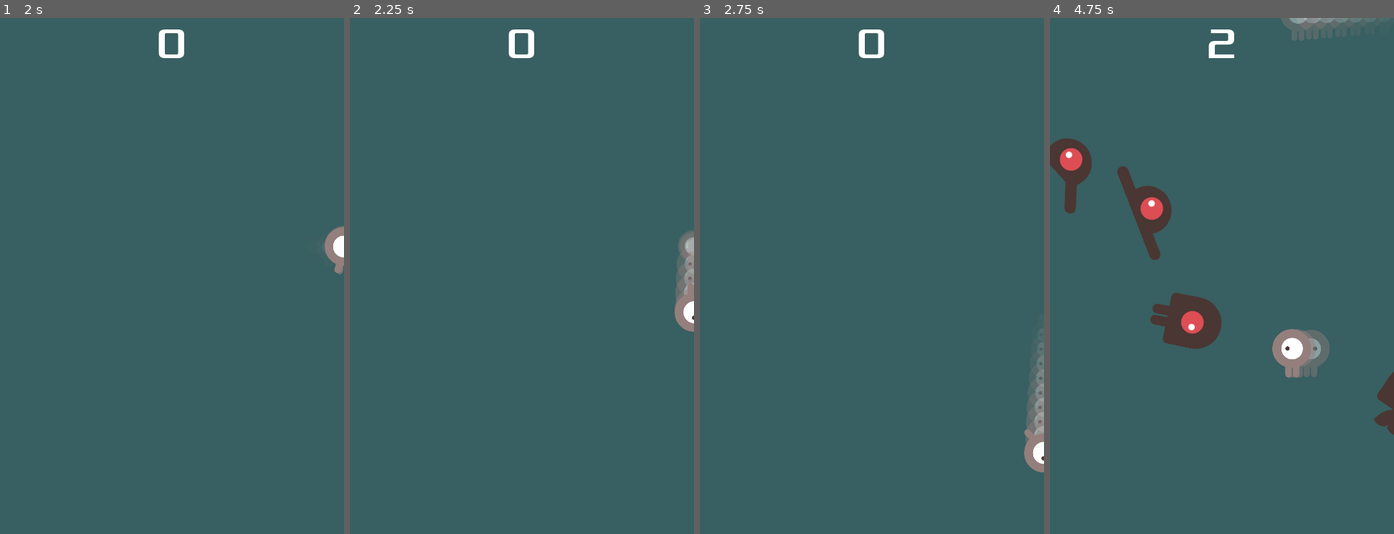
Above: before the commit, frames 1-4 (left to right).
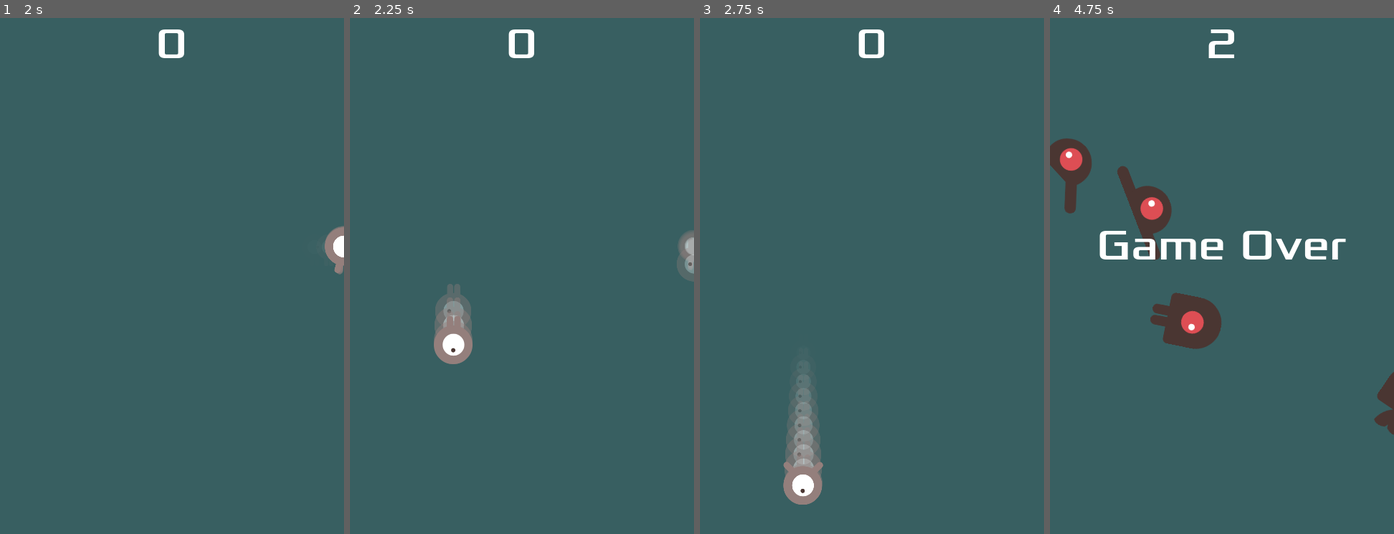
Above: after the commit, the same moments.

Repository: itcOnlineGaming/-GA_2026_Josh_Dylan
Game: Godot game, scene res://main.tscn
The game is run twice, just before and just after one commit, with the same random seed, the same clock (stepped at 60 frames per second) and the same inputs.
Inputs (mouse positions are in pixels of both pictures, inside the frame that each line leads up to):
- Up to frame 1 (2 s): click "Start" at 0.5 s; tap Enter at 1.25 s; move the mouse to (247, 250) at 1.27 s; hold D (move_right) from 1.28 s (still down); hold Space (Teleport) from 1.28 s (still down); click (247, 250) at 1.42 s
- Up to frame 2 (2.25 s): move the mouse to (453, 301) at 2.02 s; release D (move_right) at 2.03 s; release Space (Teleport) at 2.03 s; hold S (move_down) from 2.03 s (still down); tap Space (Teleport) at 2.1 s; click (453, 301) at 2.17 s
- Up to frame 3 (2.75 s): keep holding S (move_down)
- Up to frame 4 (4.75 s): move the mouse to (1256, 162) at 2.77 s; release S (move_down) at 2.78 s; hold D (move_right) 2.78-3.53 s; hold Space (Teleport) 2.78-3.53 s; click (1256, 162) at 2.92 s; move the mouse to (1204, 379) at 3.52 s; hold W (move_up) 3.53-4.28 s; tap Space (Teleport) at 3.6 s; click (1204, 379) at 3.67 s; move the mouse to (1325, 353) at 4.27 s; hold A (move_left) from 4.28 s (still down); hold Space (Teleport) from 4.28 s (still down); click (1325, 353) at 4.42 s

Frame 1 is identical in both runs. In frame 2, 2.0% of the frame differs, in the area x 24-100%, y 47-68%; in frame 3, 3.0%; in frame 4, 3.3%, in the area x 14-95%, y 0-70%.

Commit message:
teleport function rand added

Diff:
--- a/JointProj/main.gd
+++ b/JointProj/main.gd
@@ -15,6 +15,7 @@
 	get_tree().call_group(&"mobs", &"queue_free")
 	score = 0
 	$Player.start($StartPosition.position)
+	$Player.set_random_teleport_cooldown()
 	$StartTimer.start()
 	$HUD.update_score(score)
 	$HUD.show_message("Get Ready")
--- a/JointProj/player.gd
+++ b/JointProj/player.gd
@@ -2,7 +2,10 @@
 
 signal hit
 
-@export var teleport_cooldown_time := 100 # seconds
+@export var teleport_cooldown_long := 120.0
+@export var teleport_cooldown_short := 40.0
+
+var teleport_cooldown := 0.0
 var teleport_timer := 0
 
 @export var speed = 400 # How fast the player will move (pixels/sec).
@@ -15,8 +18,6 @@
 func _input(event):
 	if event is InputEventMouseButton:
 		print("Mouse Click/Unclick at: ", event.position)
-	elif event is InputEventMouseMotion:
-		print("Mouse Motion at: ", event.position)
 
 func _process(delta):
 	if teleport_timer > 0:
@@ -31,12 +32,10 @@
 		velocity.y += 1
 	if Input.is_action_pressed(&"move_up"):
 		velocity.y -= 1
-	if Input.is_action_pressed(&"Teleport"):
-		if teleport_timer == 0:
-			position = get_global_mouse_position()
-			teleport_timer = teleport_cooldown_time
+	if Input.is_action_just_pressed(&"Teleport") and teleport_timer <= 0:
+		position = get_global_mouse_position()
+		teleport_timer = teleport_cooldown
 
-	print(teleport_timer)
 
 	if velocity.length() > 0:
 		velocity = velocity.normalized() * speed
@@ -56,6 +55,15 @@
 		$AnimatedSprite2D.animation = &"up"
 		rotation = PI if velocity.y > 0 else 0
 
+func set_random_teleport_cooldown():
+	if randi() % 2 == 0:
+		teleport_cooldown = teleport_cooldown_long
+		print("Teleport cooldown chosen: 120s")
+	else:
+		teleport_cooldown = teleport_cooldown_short
+		print("Teleport cooldown chosen: 40s")
+
+
 
 func start(pos):
 	position = pos
